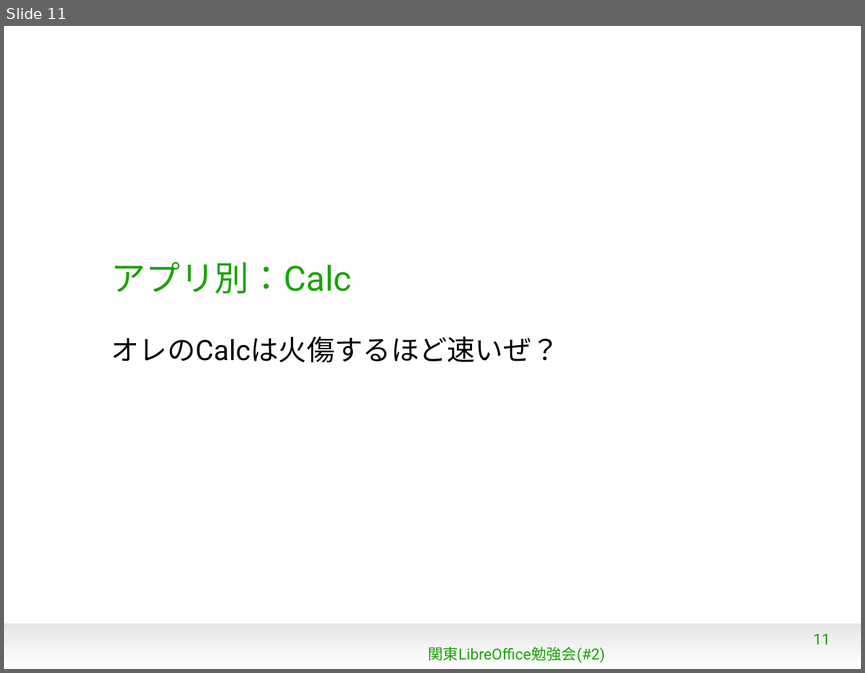
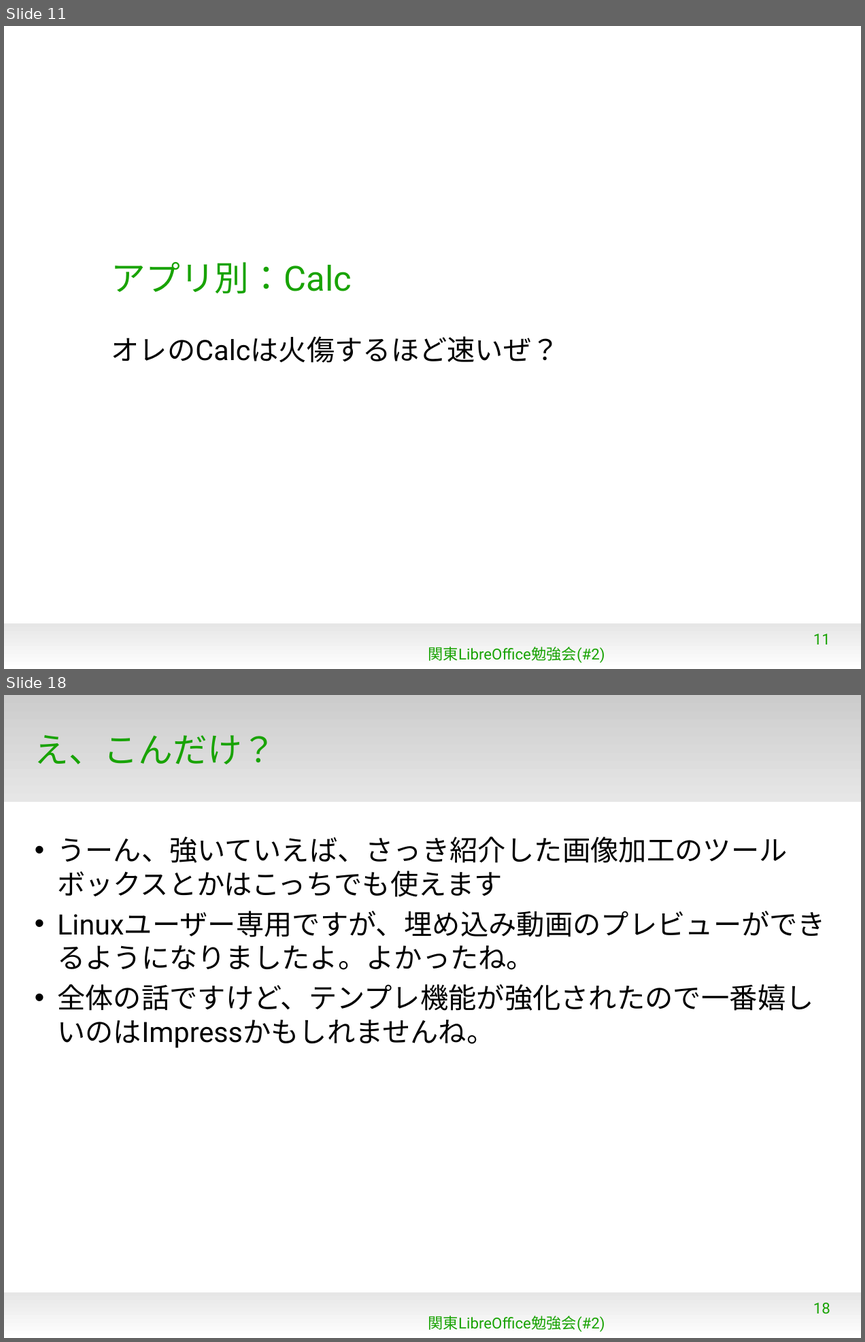
Before and after one commit to naruoga/KantoLibreOffice, a slide deck: Jan2013/WhatsNew4-0.odp. Shown one above the other, each under a label of ours: slide 11 before the commit, slides 11 and 18 after it; the slides between them are not shown. The pictures are 865x673 and 865x1342 pixels, drawn with LibreOffice and Linux fonts; fonts in the diff are those of the drawing; background and template pictures are left out. Boxes give left, top, right and bottom in pixels: in the first picture for what was removed or moved away, otherwise in the second. Text is boxed around its words. In the diff, an @@ line names an element or a change of style, - is before the commit and + after.

```diff
--- a/Jan2013/WhatsNew4-0.odp
+++ b/Jan2013/WhatsNew4-0.odp
@@ slide 18 added at [4, 695, 861, 1338], background #FFFFFF; not listed: 1 template element that a slide beside it also shows @@
@@ rectangle added at [4, 695, 861, 802], fill gradient #CCCCCC to #E6E6E6 @@
@@ title added at [35, 735, 277, 764], 32 pt, text #18A303 @@
+え、こんだけ？
@@ text added at [57, 836, 825, 1048], 26 pt, text #000000 @@
+• うーん、強いていえば、さっき紹介した画像加工のツールボックスとかはこっちでも使えます
+• Linuxユーザー専用ですが、埋め込み動画のプレビューができるようになりましたよ。よかったね。
+• 全体の話ですけど、テンプレ機能が強化されたので一番嬉しいのはImpressかもしれませんね。
@@ page number added at [813, 1302, 830, 1314], 14 pt, text #18A303 @@
+18
@@ text added at [428, 1315, 605, 1331], 14 pt, text #18A303 @@
+関東LibreOffice勉強会(#2)
```
Also in this commit, not shown: 2 slides changed, 9 other slides added, 3 slides removed.
